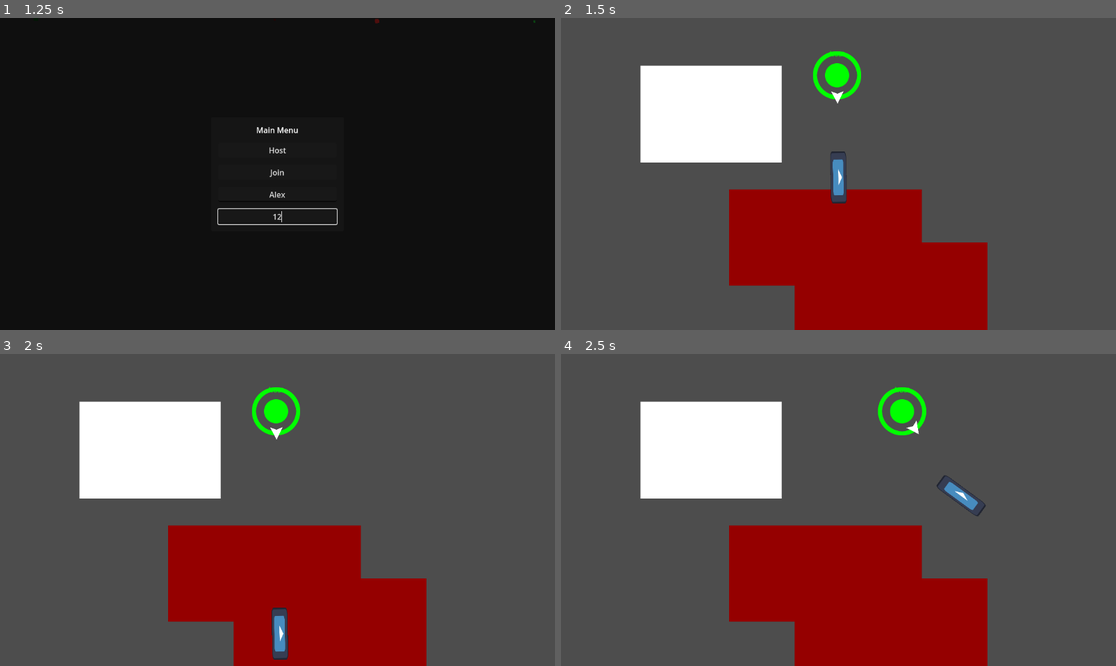
Above: before the commit, frames 1-4 (two rows, left to right).
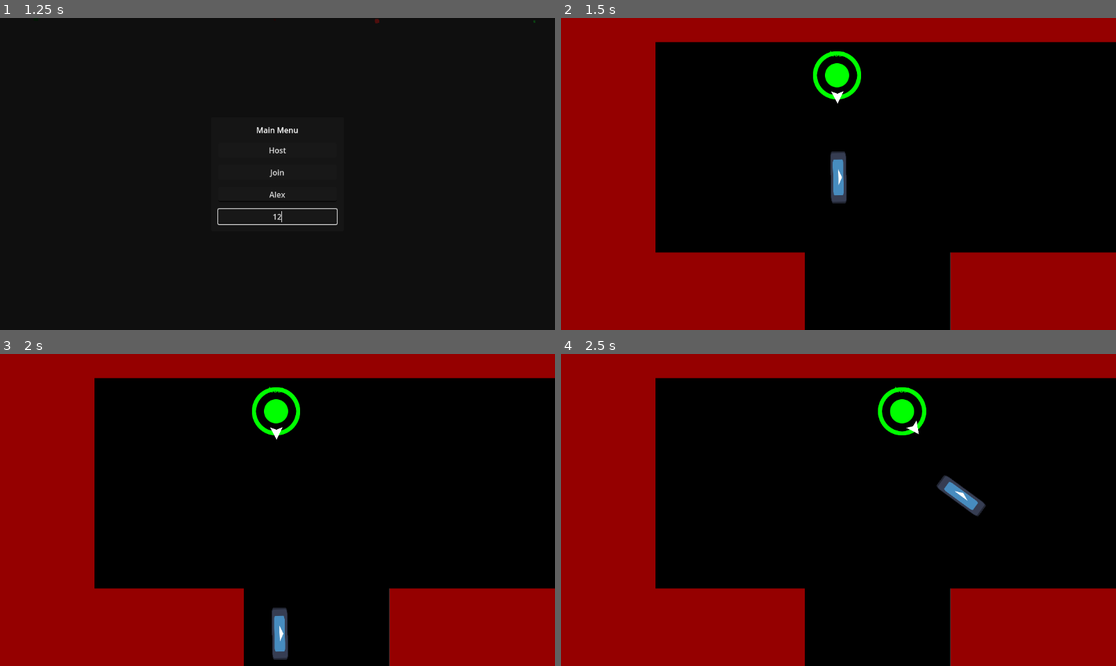
Above: after the commit, the same moments.

Repository: Pkepowicz/Infinite-Onslaught
Game: Godot game, scene res://assets/scenes/world.tscn
Same seed, same stepped clock (60 frames per second), same inputs: the game is played once before the commit and once after it. The engine's default icon, where the game draws it, is replaced by a stand-in: a white triangle on a blue panel in a dark square.
Inputs (mouse positions are in pixels of both pictures, inside the frame that each line leads up to):
- Up to frame 1 (1.25 s): click (277, 192) at 0.52 s; type "Alex" at 0.6 s; click (277, 217) at 0.75 s; type "12" at 0.83 s
- Up to frame 2 (1.5 s): click "Host" at 1.25 s
- Up to frame 3 (2 s): no input
- Up to frame 4 (2.5 s): move the mouse to (960, 494) at 2.02 s; hold Right (ui_right) from 2.03 s (still down); click (960, 494) at 2.1 s

Frame 1 is identical in both runs. In frame 2, 96% of the frame differs, in the area x 0-100%, y 0-100%; in frame 3, 96%; in frame 4, 96%.

Commit message:
created simple scene

Diff:
--- a/assets/Levels/level1.tscn
+++ b/assets/Levels/level1.tscn
@@ -1,7 +1,8 @@
-[gd_scene load_steps=3 format=3 uid="uid://bk1g078p7iohx"]
+[gd_scene load_steps=4 format=3 uid="uid://bk1g078p7iohx"]
 
 [ext_resource type="Script" path="res://assets/Levels/level.gd" id="1_hio7e"]
 [ext_resource type="PackedScene" uid="uid://imyvhyhcgcyl" path="res://assets/Levels/spawn_point.tscn" id="2_jop0o"]
+[ext_resource type="PackedScene" uid="uid://d17femy2tx531" path="res://assets/Levels/LevelTiles/lava_tile.tscn" id="3_q5fiu"]
 
 [node name="Level" type="Node2D"]
 script = ExtResource("1_hio7e")
@@ -15,10 +16,53 @@
 position = Vector2(837, 429)
 
 [node name="SpawnPoint3" parent="SpawnPoints" instance=ExtResource("2_jop0o")]
-position = Vector2(143, 471)
+position = Vector2(361, 385)
 
-[node name="ColorRect" type="ColorRect" parent="."]
-offset_left = 158.0
-offset_top = 106.0
-offset_right = 198.0
-offset_bottom = 146.0
+[node name="Lava" type="Node2D" parent="."]
+
+[node name="LavaTile" parent="Lava" instance=ExtResource("3_q5fiu")]
+position = Vector2(661, -4950)
+scale = Vector2(1000, 500)
+
+[node name="LavaTile2" parent="Lava" instance=ExtResource("3_q5fiu")]
+position = Vector2(11154, 5053)
+scale = Vector2(1000, 500)
+
+[node name="LavaTile3" parent="Lava" instance=ExtResource("3_q5fiu")]
+position = Vector2(-9804, 3667)
+scale = Vector2(1000, 500)
+
+[node name="LavaTile4" parent="Lava" instance=ExtResource("3_q5fiu")]
+position = Vector2(-947, 6360)
+scale = Vector2(1000, 500)
+
+[node name="LavaTile5" parent="Lava" instance=ExtResource("3_q5fiu")]
+position = Vector2(381, 704)
+scale = Vector2(20, 21.9)
+
+[node name="LavaTile6" parent="Lava" instance=ExtResource("3_q5fiu")]
+position = Vector2(1009, 705)
+scale = Vector2(20, 21.9)
+
+[node name="Ground" type="Node2D" parent="."]
+
+[node name="ColorRect" type="ColorRect" parent="Ground"]
+offset_left = 196.0
+offset_top = 50.0
+offset_right = 1154.0
+offset_bottom = 487.0
+color = Color(0, 0, 0, 1)
+
+[node name="ColorRect3" type="ColorRect" parent="Ground"]
+offset_left = 197.0
+offset_top = 923.0
+offset_right = 1155.0
+offset_bottom = 1360.0
+color = Color(0, 0, 0, 1)
+
+[node name="ColorRect2" type="ColorRect" parent="Ground"]
+offset_left = 506.0
+offset_top = 477.0
+offset_right = 808.0
+offset_bottom = 925.0
+color = Color(0, 0, 0, 1)
--- a/assets/scenes/world.tscn
+++ b/assets/scenes/world.tscn
@@ -6,7 +6,6 @@
 [ext_resource type="Script" path="res://assets/Client/Particles.gd" id="3_q8mmu"]
 [ext_resource type="Script" path="res://assets/Client/loadingCircle/TextureProgressBar.gd" id="3_wr7ma"]
 [ext_resource type="PackedScene" uid="uid://bk1g078p7iohx" path="res://assets/Levels/level1.tscn" id="6_p7gqs"]
-[ext_resource type="PackedScene" uid="uid://d17femy2tx531" path="res://assets/Levels/LevelTiles/lava_tile.tscn" id="7_sp22o"]
 
 [sub_resource type="Gradient" id="Gradient_2uts8"]
 interpolation_mode = 2
@@ -200,22 +199,6 @@
 [node name="Level" parent="." instance=ExtResource("6_p7gqs")]
 visible = false
 
-[node name="ColorRect" parent="Level" index="1"]
-offset_left = 165.0
-offset_top = 99.0
-offset_right = 458.0
-offset_bottom = 300.0
-
-[node name="Node2D" type="Node2D" parent="Level"]
-
-[node name="LavaTile" parent="Level/Node2D" instance=ExtResource("7_sp22o")]
-position = Vector2(549, 456)
-scale = Vector2(20, 10)
-
-[node name="LavaTile2" parent="Level/Node2D" instance=ExtResource("7_sp22o")]
-position = Vector2(685, 566)
-scale = Vector2(20, 10)
-
 [connection signal="button_down" from="MainMenu/MainMenu/MarginContainer/VBoxContainer/HostButton" to="." method="_on_host_button_button_down"]
 [connection signal="button_down" from="MainMenu/MainMenu/MarginContainer/VBoxContainer/JoinButton" to="." method="_on_join_button_button_down"]
 
Not shown: 1 places in assets/scenes/world.tscn that only renumber resources
